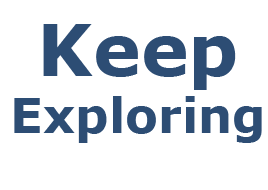
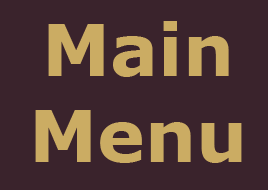
Comparing the layer stacks of the two (268, 190) images. Changes:
added layer "Main Menu" above "Keep Exploring" over bbox(35, 21, 242, 163)
hid "Keep Exploring", painted on it over bbox(14, 24, 262, 143)
added layer "Layer 1" above "Layer 0" over bbox(0, 0, 268, 190)
